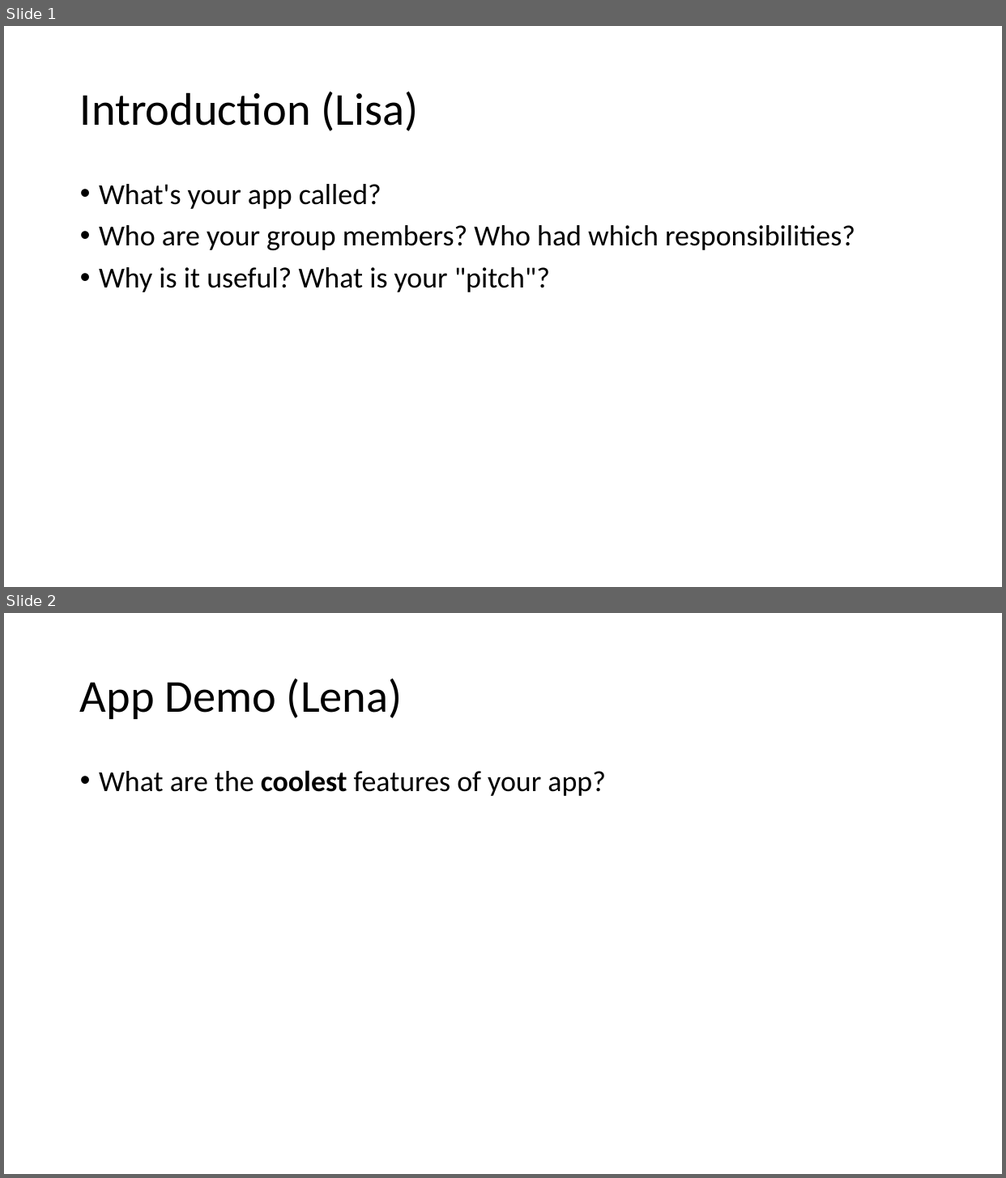
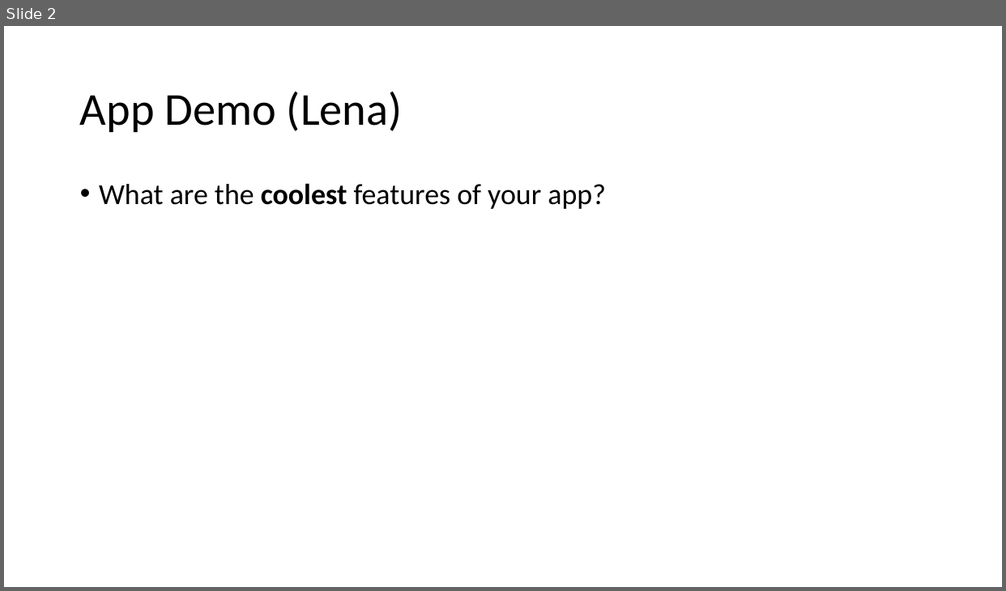
Before and after one commit to fanelenan7/project3, a slide deck: Group_presentation.pptx. Shown one above the other, each under a label of ours: slides 1 and 2 before the commit, slide 2 after it. The pictures are 1006x1178 and 1006x591 pixels, drawn with LibreOffice and Linux fonts; fonts in the diff are those of the drawing. Boxes give left, top, right and bottom in pixels: in the first picture for what was removed or moved away, otherwise in the second. Text is boxed around its words. In the diff, an @@ line names an element or a change of style, - is before the commit and + after.

```diff
--- a/Group_presentation.pptx
+++ b/Group_presentation.pptx
@@ slide 1 removed at <box>4,26,1002,587</box>, background #FFFFFF @@
@@ title removed at <box>80,92,418,131</box> @@
-Introduction (Lisa)
@@ text removed at <box>99,184,855,292</box> @@
-• What's your app called?
-• Who are your group members? Who had which responsibilities?
-• Why is it useful? What is your "pitch"?
```
Also in this commit, not shown: 4 slides changed, 1 slide added, 1 other file.
